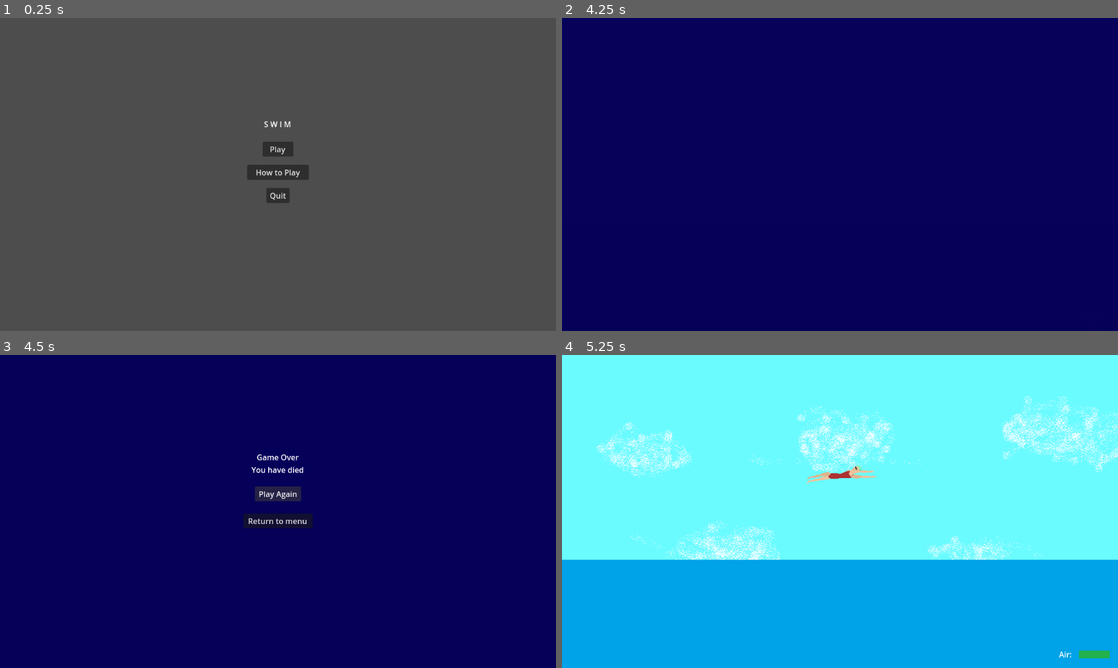
Above: before the commit, frames 1-4 (two rows, left to right).
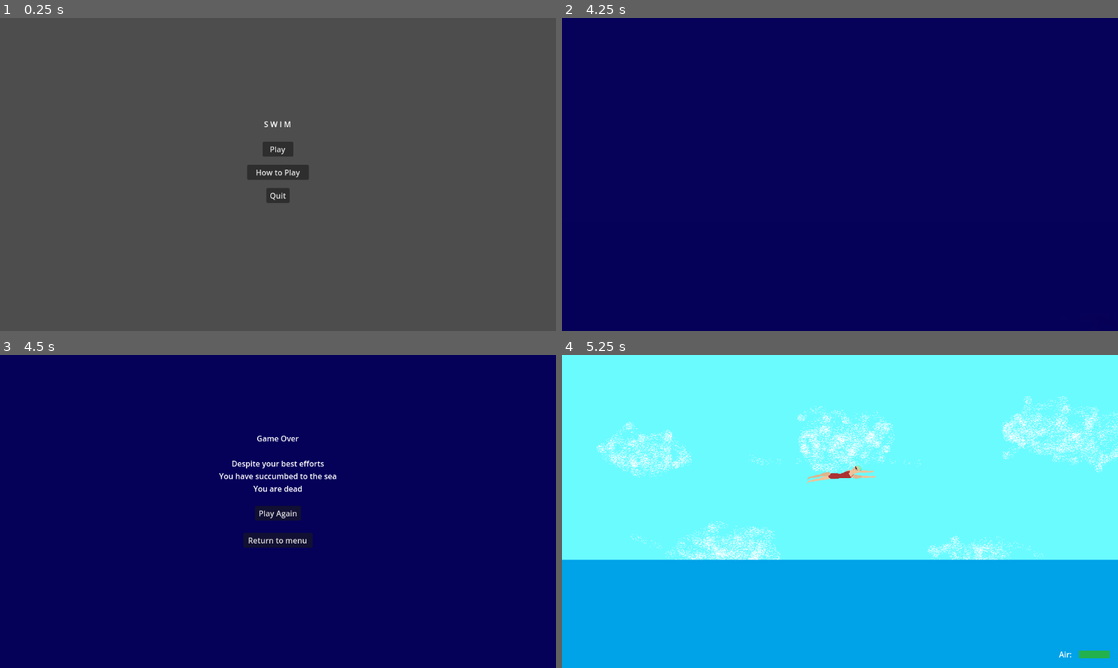
Above: after the commit, the same moments.

Repository: acnolan/Pixel-Game-Jam-2024
Game: Godot game, scene res://scenes/menu/start_screen.tscn
Two runs of this game, one before a commit and one after it. Both use one fixed random seed, a clock stepped at 60 frames per second and the inputs below.
Inputs:
- Up to frame 1 (0.25 s): no input
- Up to frame 2 (4.25 s): click "Play" at 0.5 s; hold W 1.28-2.03 s; tap I at 1.35, 2.85 s; hold S 2.03-2.78 s; tap M at 2.1, 3.6 s; hold W from 2.78 s (still down)
- Up to frame 3 (4.5 s): release W at 4.28 s; hold S from 4.28 s (still down); tap I at 4.35 s
- Up to frame 4 (5.25 s): release S at 5 s; click "Play Again" at 5 s

Frames 1-2 are identical in both runs. In frame 3, 2.3% of the frame differs, in the area x 39-61%, y 25-62%; in frame 4, nothing differs.

Commit message:
Death message

Diff:
--- a/scenes/game_over/game_over.tscn
+++ b/scenes/game_over/game_over.tscn
@@ -17,7 +17,10 @@
 grow_horizontal = 2
 grow_vertical = 2
 text = "Game Over
-You have died"
+
+Despite your best efforts
+You have succumbed to the sea
+You are dead"
 horizontal_alignment = 1
 
 [node name="PlayAgain" type="Button" parent="."]
@@ -25,9 +28,9 @@
 anchor_right = 1.0
 anchor_bottom = 1.0
 offset_left = 528.0
-offset_top = 272.0
+offset_top = 312.0
 offset_right = -528.0
-offset_bottom = -345.0
+offset_bottom = -305.0
 grow_horizontal = 2
 grow_vertical = 2
 text = "Play Again"
@@ -37,9 +40,9 @@
 anchor_right = 1.0
 anchor_bottom = 1.0
 offset_left = 504.0
-offset_top = 328.0
+offset_top = 368.0
 offset_right = -504.0
-offset_bottom = -289.0
+offset_bottom = -249.0
 grow_horizontal = 2
 grow_vertical = 2
 text = "Return to menu"
